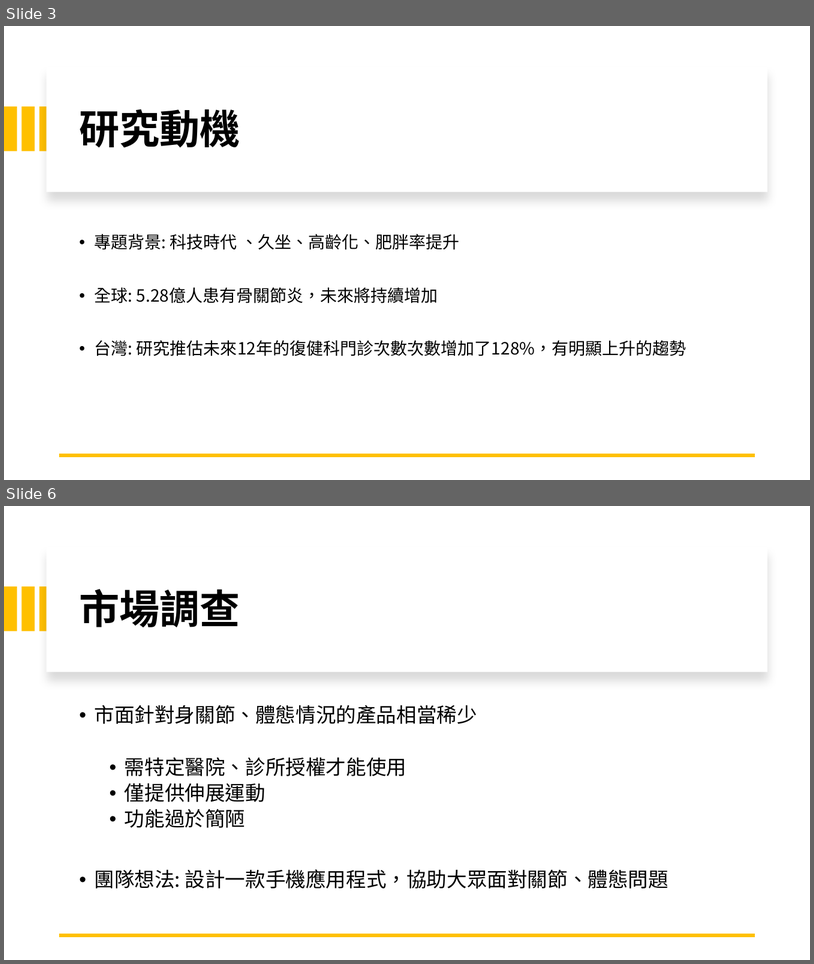
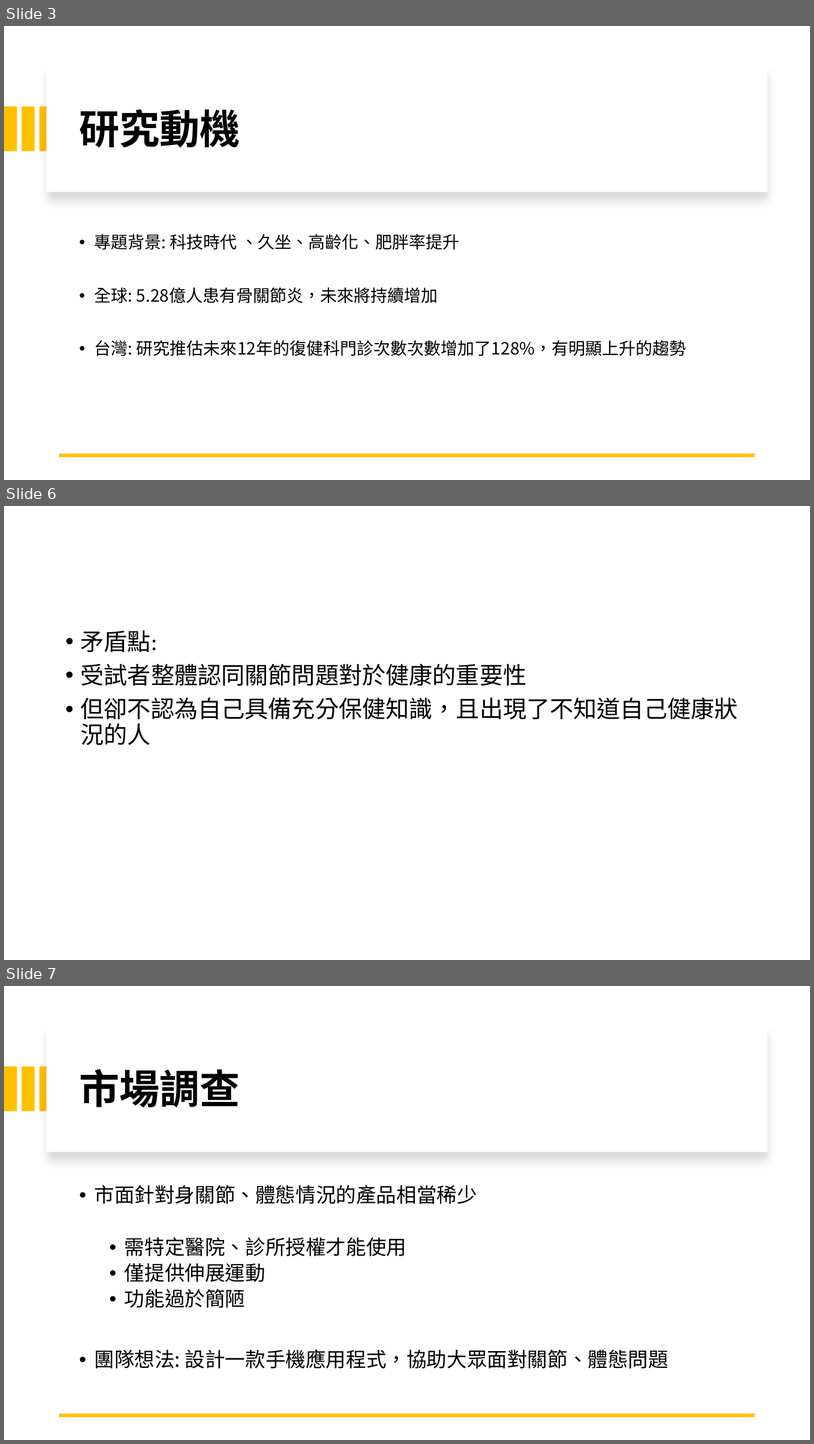
Before and after one commit to michaelchen1225/-, a slide deck: 整合/產品報告.pptx. Shown one above the other, each under a label of ours: slides 3 and 6 before the commit, slides 3, 6 and 7 after it; the slides between them are not shown. The pictures are 814x964 and 814x1444 pixels, drawn with LibreOffice and Linux fonts; fonts in the diff are those of the drawing. Boxes give left, top, right and bottom in pixels: in the first picture for what was removed or moved away, otherwise in the second. Text is boxed around its words. In the diff, an @@ line names an element or a change of style, - is before the commit and + after.

```diff
--- a/整合/產品報告.pptx
+++ b/整合/產品報告.pptx
@@ slide 6 added at [4, 506, 810, 960], background #FFFFFF @@
@@ text added at [81, 630, 738, 745], 28 pt, text #000000 @@
+• 矛盾點:
+• 受試者整體認同關節問題對於健康的重要性
+• 但卻不認為自己具備充分保健知識，且出現了不知道自己健康狀況的人
@@ what was slide 6 is now slide 7 @@
```
Also in this commit, not shown: 2 slides changed, 3 other files.
